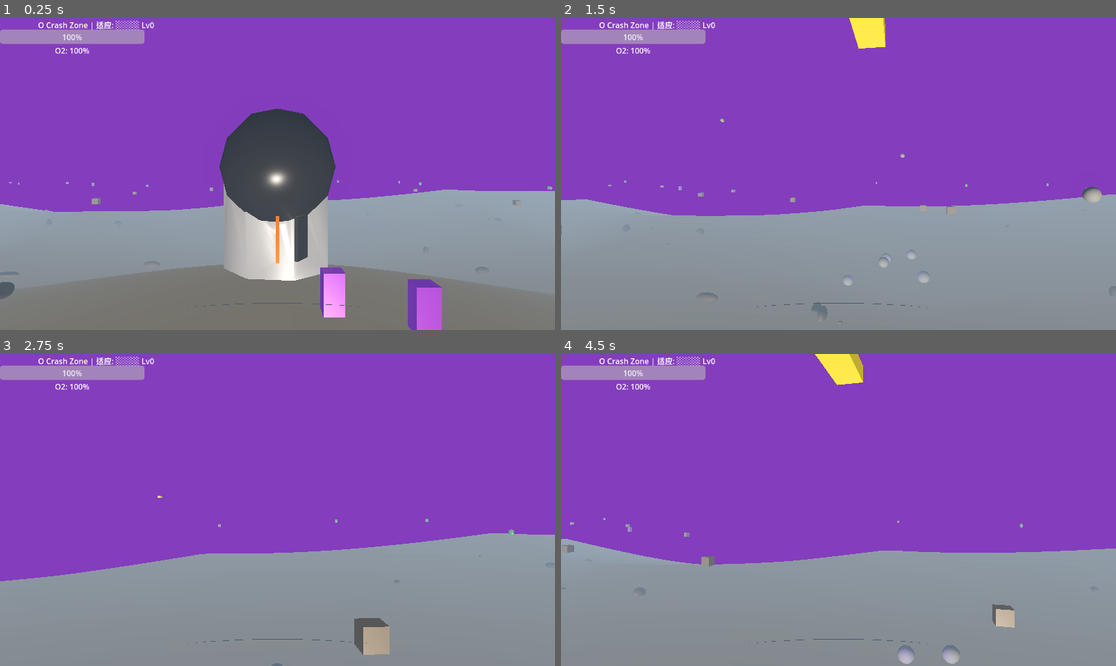
Above: before the commit, frames 1-4 (two rows, left to right).
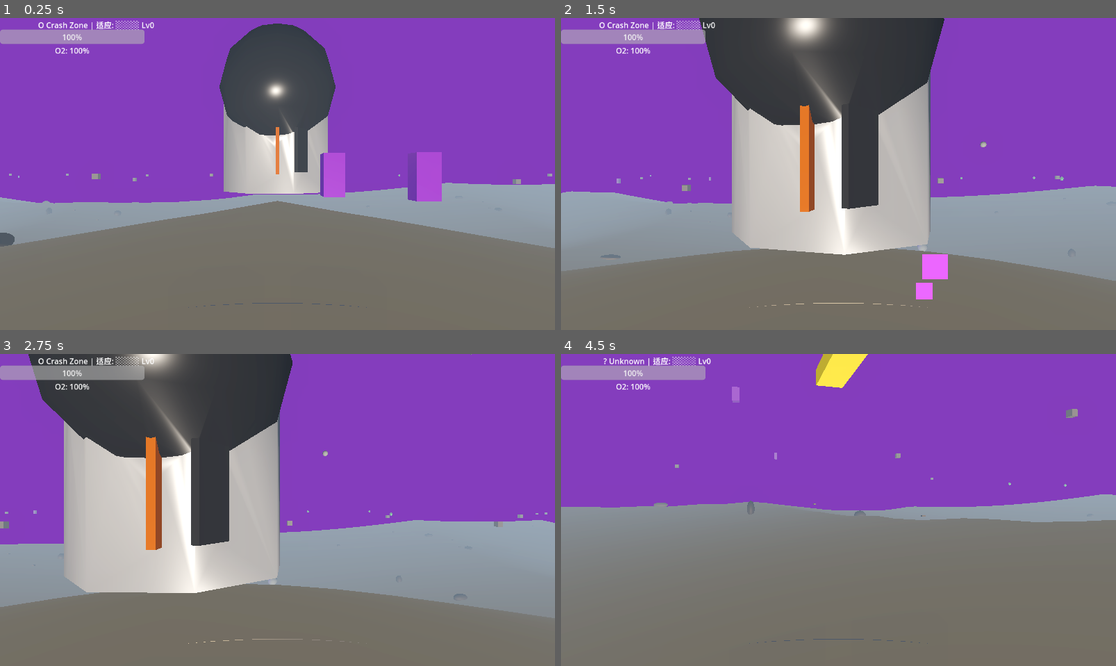
Above: after the commit, the same moments.

Repository: qnctx/star-abyss-game
Game: Godot game, scene res://scenes/main.tscn
The game is run twice, just before and just after one commit, with the same random seed, the same clock (stepped at 60 frames per second) and the same inputs.
Inputs (mouse positions are in pixels of both pictures, inside the frame that each line leads up to):
- Up to frame 1 (0.25 s): no input
- Up to frame 2 (1.5 s): tap Enter at 0.5 s; move the mouse to (866, 174) at 0.52 s; hold E (interact) 0.53-1.28 s; hold W (move_forward) from 0.53 s (still down); move the mouse to (810, 174) at 1.27 s; click (810, 174) at 1.35 s
- Up to frame 3 (2.75 s): keep holding W (move_forward); move the mouse to (288, 503) at 2.02 s; hold Shift (sprint) from 2.03 s (still down)
- Up to frame 4 (4.5 s): keep holding W (move_forward); move the mouse to (832, 516) at 2.77 s; release Shift (sprint) at 2.78 s; tap T (teleport) at 2.85 s; move the mouse to (877, 513) at 3.52 s; hold E (interact) 3.53-4.28 s; tap Escape at 4.15 s; move the mouse to (794, 506) at 4.27 s; click (794, 506) at 4.35 s

The runs differ from the first frame. In frame 1, 32% of the frame differs, in the area x 0-100%, y 1-100%; in frame 2, 53%; in frame 3, 57%, in the area x 0-100%, y 0-100%; in frame 4, 52%.

Commit message:
Fix: add gravity and terrain Y-snapping so player walks on terrain; ESC releases mouse

Diff:
--- a/src/scripts/player.gd
+++ b/src/scripts/player.gd
@@ -30,6 +30,10 @@
 	if event is InputEventMouseMotion and Input.get_mouse_mode() == Input.MOUSE_MODE_CAPTURED:
 		rotate_y(-event.relative.x * mouse_sensitivity)
 
+	# Release mouse cursor when ESC is pressed
+	if event is InputEventKey and event.pressed and event.keycode == KEY_ESCAPE:
+		Input.set_mouse_mode(Input.MOUSE_MODE_VISIBLE)
+
 
 func _physics_process(delta):
 	if is_dead:
@@ -48,13 +52,14 @@
 	var move_vec := Vector3(input_dir.x, 0, input_dir.y)
 	var direction = (transform.basis * move_vec).normalized()
 
-	var fixed_y = global_position.y
 	velocity.x = direction.x * current_speed
-	velocity.y = 0.0
+	velocity.y = -20.0  # Gravity — ensures player falls and stays on terrain
 	velocity.z = direction.z * current_speed
 	move_and_slide()
-	global_position.y = fixed_y
-	velocity.y = 0.0
+	# Keep player on terrain surface — snap Y to terrain height at current XZ
+	if WorldGenerator:
+		var terrain_y = WorldGenerator.get_height_at(Vector2(global_position.x, global_position.z))
+		global_position.y = terrain_y + 0.5  # +0.5 is player eye height above terrain
 
 	# Detect stuck state: input present but velocity near zero after move_and_slide()
 	# This commonly happens with ConcavePolygonShape3D terrain
